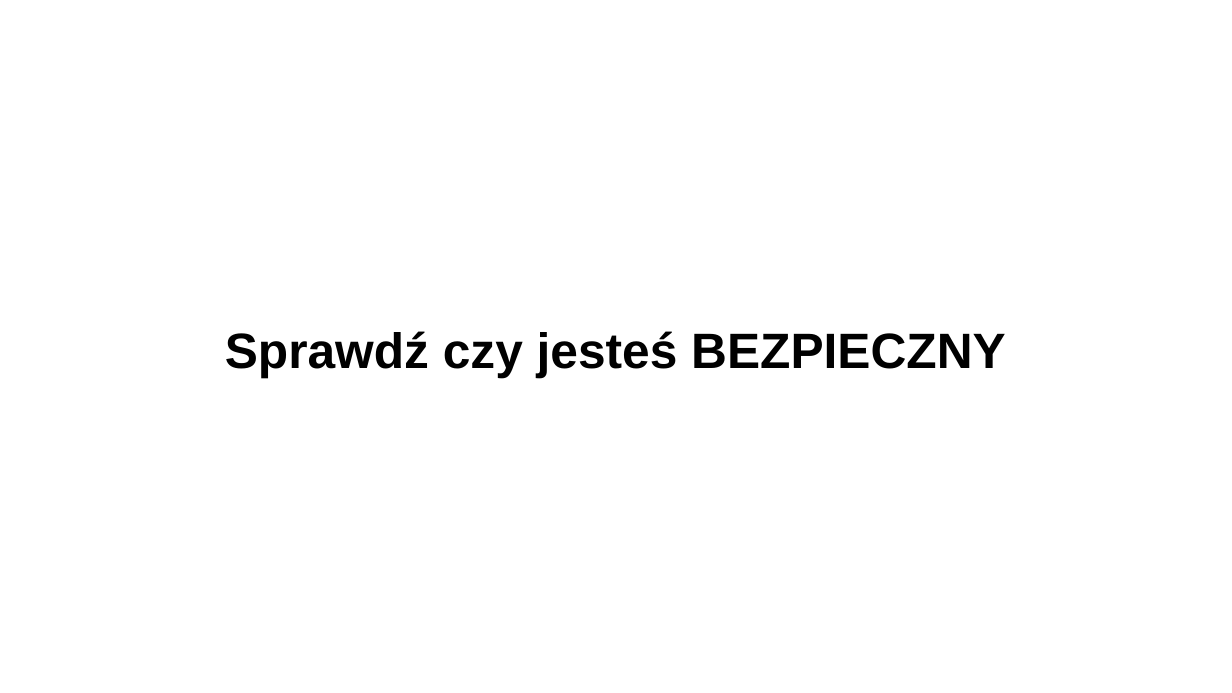
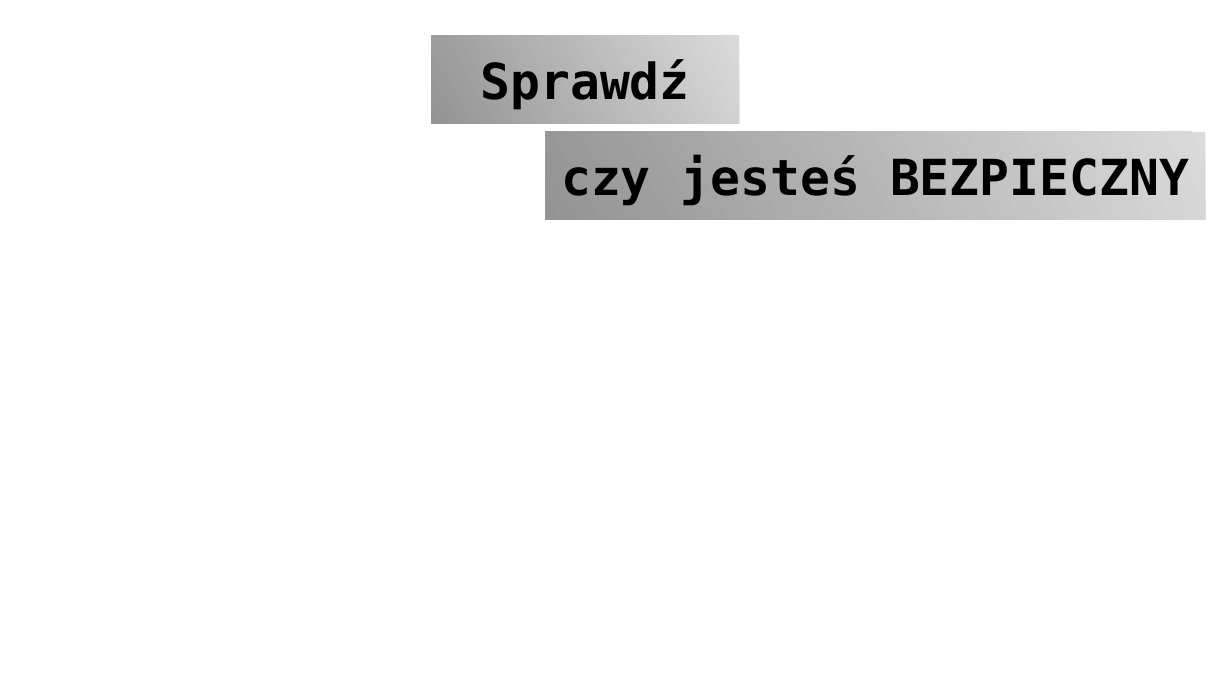
Before and after one commit to WoroON/SpisPowszechny, a slide deck: slide 12 of Prezentacja.odp (slide 10 before the commit). Drawn at 1232x693 pixels with LibreOffice and Linux fonts; fonts in the diff are those of the drawing; background and template pictures are left out. Boxes give left, top, right and bottom in pixels: in the first picture for what was removed or moved away, otherwise in the second. Text is boxed around its words. In the diff, an @@ line names an element or a change of style, - is before the commit and + after.

```diff
--- a/Prezentacja.odp
+++ b/Prezentacja.odp
@@ subtitle added at box(432, 35, 740, 123), fill gradient #CCCCCC to #666666, 32 pt, text #000000, bold @@
+Sprawdź
@@ rectangle "czy jesteś BEZPIECZNY": place and size @@
-rectangle "czy jesteś BEZPIECZNY" at box(225, 331, 1006, 377)
+rectangle "czy jesteś BEZPIECZNY" at box(546, 132, 1206, 220)
@@ rectangle "czy jesteś BEZPIECZNY" at box(546, 132, 1206, 220): fill none to gradient #CCCCCC to #666666 @@
@@ text in rectangle at box(561, 155, 1189, 206): text changed; font Arial to DejaVu Sans Mono @@
-Sprawdź czy jesteś BEZPIECZNY
+czy jesteś BEZPIECZNY
```
Also in this commit, not shown: 6 other slides changed, 6 slides added, 4 slides removed.
